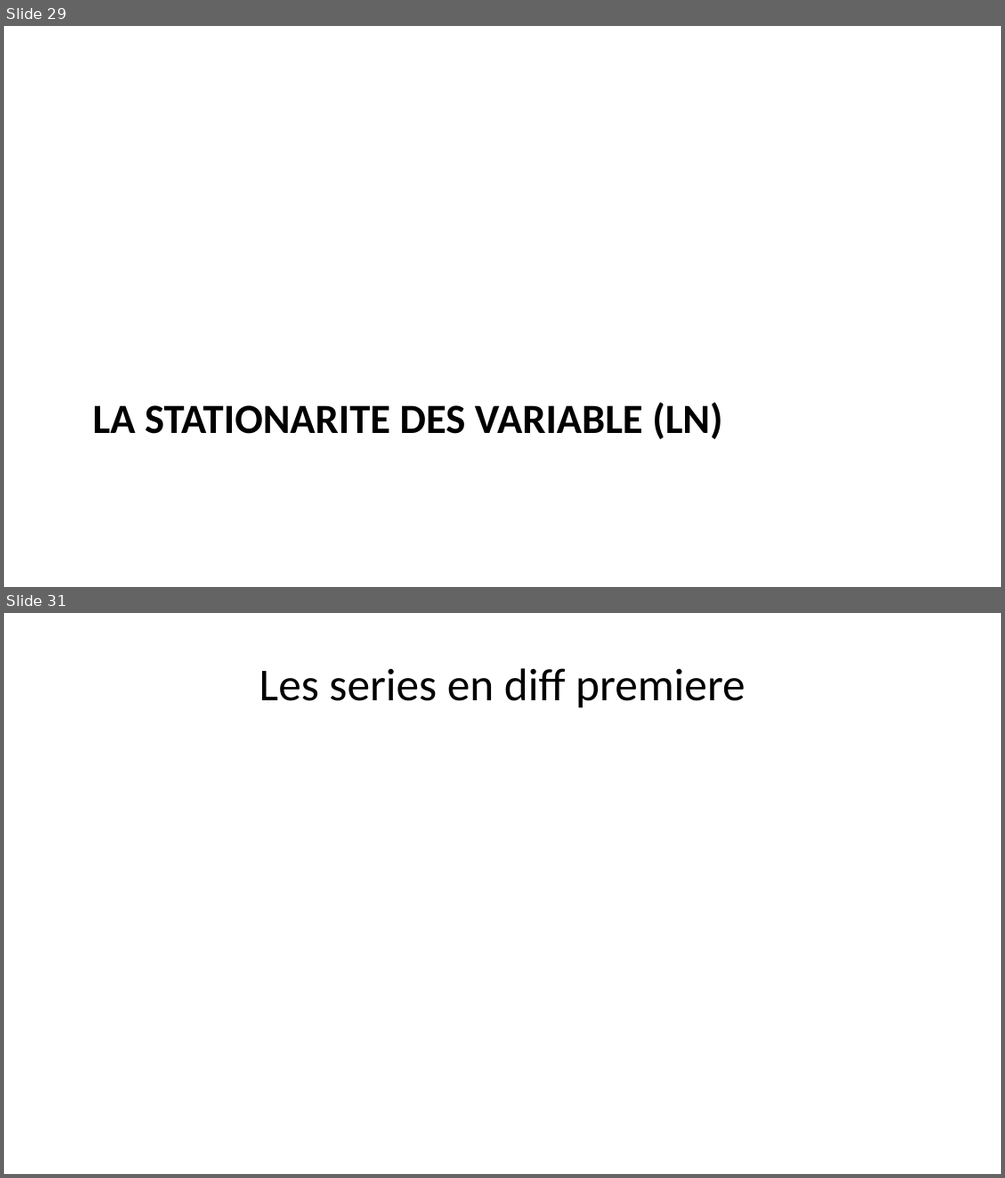
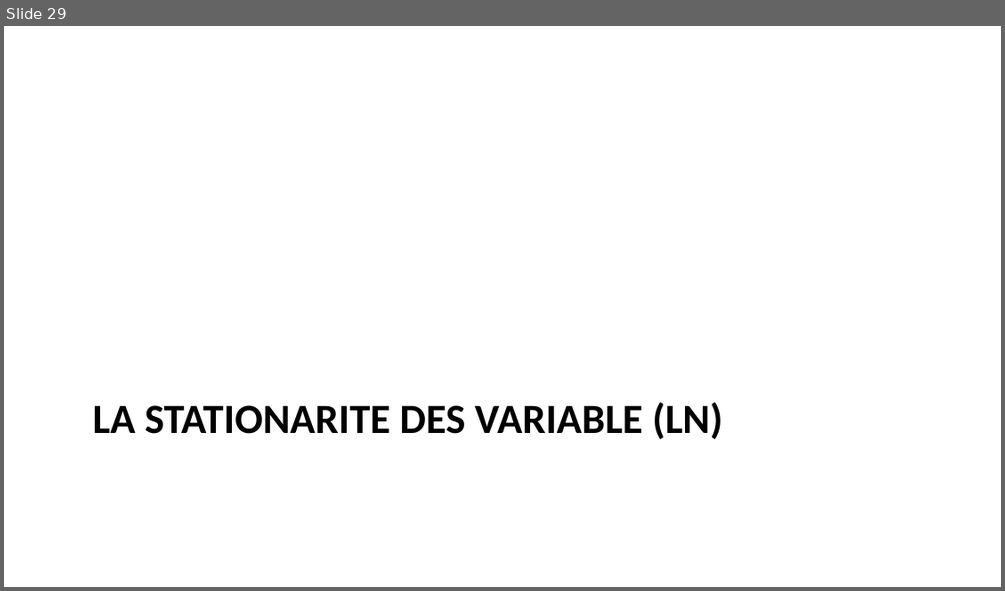
Before and after one commit to AD0791/Presentation_thesis, a slide deck: modele_presentation.pptx. Shown one above the other, each under a label of ours: slides 29 and 31 before the commit, slide 29 after it; the slides between them are not shown. The pictures are 1005x1178 and 1005x591 pixels, drawn with LibreOffice and Linux fonts; fonts in the diff are those of the drawing. Boxes give left, top, right and bottom in pixels: in the first picture for what was removed or moved away, otherwise in the second. Text is boxed around its words. In the diff, an @@ line names an element or a change of style, - is before the commit and + after.

```diff
--- a/modele_presentation.pptx
+++ b/modele_presentation.pptx
@@ slide 31 removed at bbox=[4, 613, 1001, 1174], background #FFFFFF @@
@@ title removed at bbox=[259, 668, 745, 708] @@
-Les series en diff premiere
```
Also in this commit, not shown: 1 slide changed, 3 slides added, 3 other files.
